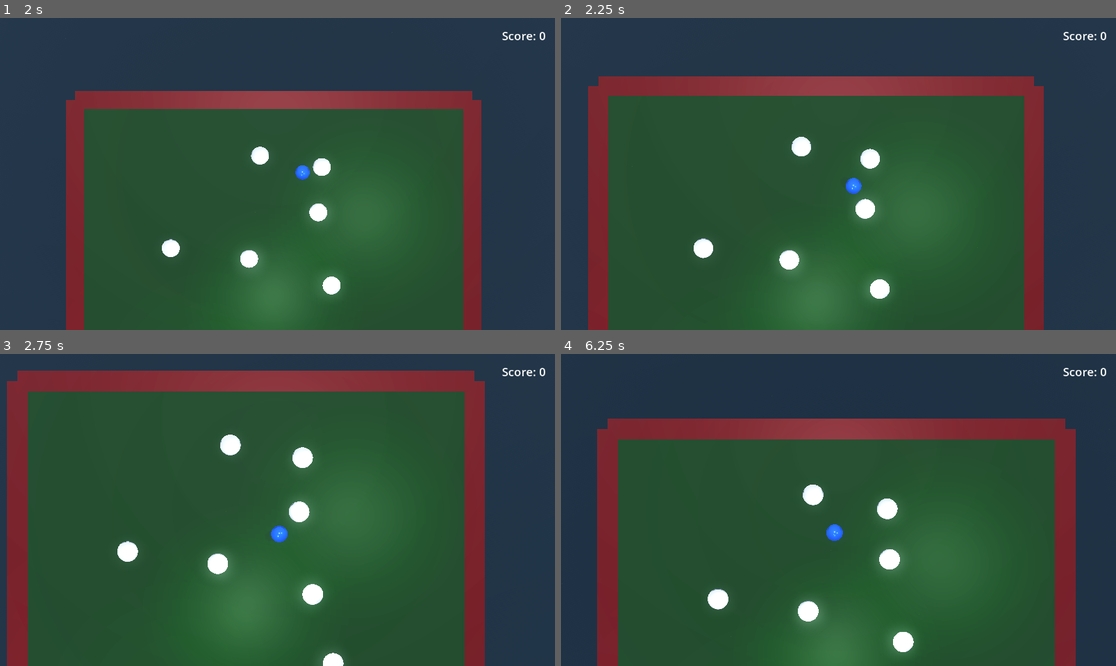
Above: before the commit, frames 1-4 (two rows, left to right).
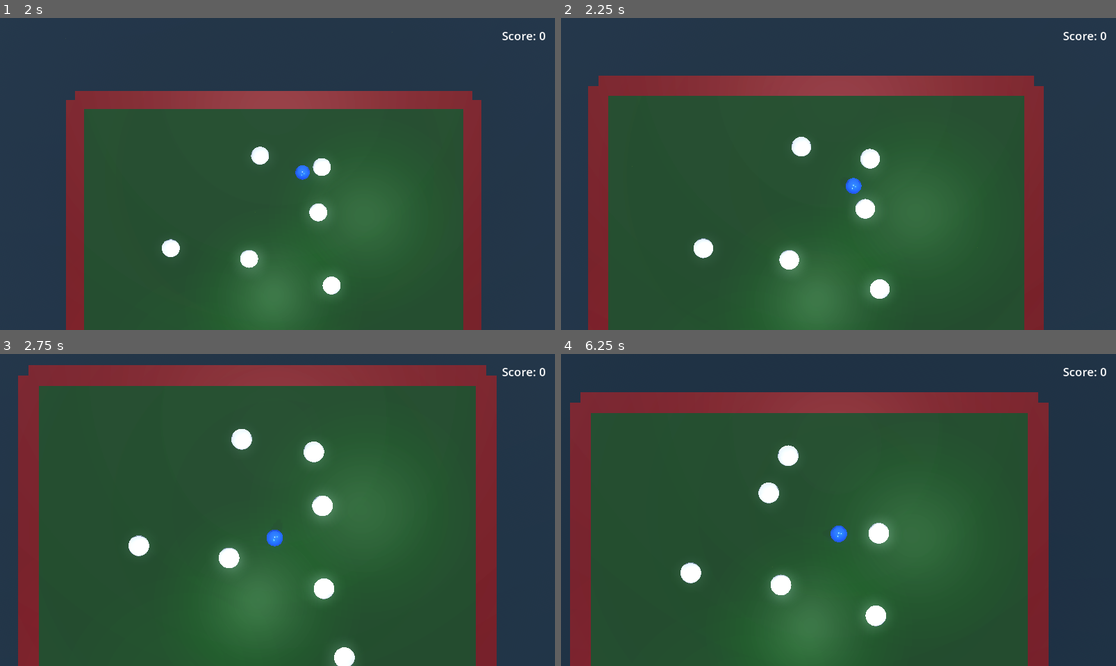
Above: after the commit, the same moments.

Repository: bluehexagons/snakeproject
Game: Godot game, scene res://scenes/main_menu.tscn
Two runs of this game, one before a commit and one after it. Both use one fixed random seed, a clock stepped at 60 frames per second and the inputs below.
Inputs:
- Up to frame 1 (2 s): click "New Game" at 0.5 s; hold D (move_right) from 1.28 s (still down)
- Up to frame 2 (2.25 s): release D (move_right) at 2.03 s; hold S (move_down) from 2.03 s (still down)
- Up to frame 3 (2.75 s): keep holding S (move_down)
- Up to frame 4 (6.25 s): release S (move_down) at 2.78 s; hold D (move_right) 2.78-3.53 s; hold W (move_up) 3.53-4.28 s; hold A (move_left) 4.28-5.78 s; hold S (move_down) from 5.78 s (still down)

Frame 1 is identical in both runs. In frame 2, 0.2% of the frame differs, in the area x 6-86%, y 18-65%; in frame 3, 13%; in frame 4, 28%, in the area x 1-93%, y 12-100%.

Commit message:
(w/AI) Friction coefficients, safe guard/warn in error-likely scenarios

Diff:
--- a/scripts/collision_handler.gd
+++ b/scripts/collision_handler.gd
@@ -55,7 +55,14 @@
 
 	return nearby
 
+func is_valid_vector(v: Vector3) -> bool:
+	return v.is_finite() and v.length_squared() < 1000000.0
+
 func handle_collision(body_a: CharacterBody3D, body_b: Node, collision_normal: Vector3, delta: float) -> void:
+	if not is_valid_vector(collision_normal):
+		push_warning("Invalid collision normal detected")
+		return
+
 	# Add bodies to spatial grid
 	var cell_a = get_grid_cell(body_a.global_position)
 	add_to_grid(body_a, cell_a)
@@ -87,7 +94,14 @@
 
 	# Calculate velocities and impact characteristics
 	var relative_velocity = body_b.velocity - body_a.velocity
+	if not is_valid_vector(relative_velocity):
+		push_warning("Invalid relative velocity detected")
+		return
+
 	var normal_speed = relative_velocity.dot(collision_normal)
+	if not is_finite(normal_speed):
+		push_warning("Invalid normal speed detected")
+		return
 
 	# Skip tiny collisions
 	if abs(normal_speed) < REST_THRESHOLD:
@@ -104,24 +118,51 @@
 	if body_b is CharacterBody3D and body_b.has_method("handle_impact"):
 		body_b.handle_impact(impact_force)
 
-	# Calculate collision response
+	# Calculate collision response with safety checks
 	var restitution = COLLISION_BOUNCE * (1.0 - cluster_factor * 0.5)  # Reduce bounce in clusters
-	var impulse = -(1.0 + restitution) * normal_speed / ((1.0 / mass_a) + (1.0 / mass_b))
+	var denominator = (1.0 / mass_a) + (1.0 / mass_b)
+	if denominator <= 0.0 or not is_finite(denominator):
+		push_warning("Invalid mass calculation detected")
+		return
+
+	var impulse = -(1.0 + restitution) * normal_speed / denominator
 
 	# Cap maximum impulse
 	impulse = clamp(impulse, -MAX_IMPULSE, MAX_IMPULSE)
 
-	# Apply impulse with cluster-based reduction
+	# Apply impulse with safety checks
 	var force_scale = 1.0 - (cluster_factor * FORCE_DISSIPATION_FACTOR)
-	body_a.velocity -= collision_normal * (impulse / mass_a) * force_scale
-	if body_b is CharacterBody3D:
-		body_b.velocity += collision_normal * (impulse / mass_b) * force_scale
+	var impulse_a = collision_normal * (impulse / mass_a) * force_scale
+	var impulse_b = collision_normal * (impulse / mass_b) * force_scale
+
+	if is_valid_vector(impulse_a):
+		body_a.velocity -= impulse_a
+	if body_b is CharacterBody3D and is_valid_vector(impulse_b):
+		body_b.velocity += impulse_b
 
 	# Apply separation to prevent sticking
 	var separation = collision_normal * SEPARATION_FORCE * delta
 	body_a.velocity -= separation
 	if body_b is CharacterBody3D:
 		body_b.velocity += separation
+
+	# Handle friction between physics objects
+	if body_a is PhysicsObject and body_b is PhysicsObject:
+		var normal_force = abs(relative_velocity.dot(collision_normal)) * (mass_a + mass_b) / delta
+
+		# Calculate friction forces for both bodies
+		var friction_force_a = body_a.calculate_friction_force(body_b, normal_force, relative_velocity)
+		var friction_force_b = body_b.calculate_friction_force(body_a, normal_force, -relative_velocity)
+
+		# Apply friction forces
+		body_a.apply_force(friction_force_a)
+		body_b.apply_force(friction_force_b)
+
+		# Reduce tangential velocity directly for better stability
+		var tangential = (relative_velocity - collision_normal * relative_velocity.dot(collision_normal))
+		var reduction = clamp(1.0 - cluster_factor * 0.5, 0.3, 1.0)  # Less reduction in clusters
+		body_a.velocity = body_a.velocity - tangential * reduction * delta
+		body_b.velocity = body_b.velocity + tangential * reduction * delta
 
 	# Handle rock breaking
 	if body_b is Rock:
--- a/scripts/physics_constants.gd
+++ b/scripts/physics_constants.gd
@@ -46,6 +46,28 @@
 
 # Minimum speed thresholds (calculated based on mass and friction)
 const BASE_MIN_SPEED_THRESHOLD = 0.1
-const PLAYER_MIN_SPEED = BASE_MIN_SPEED_THRESHOLD * sqrt(PLAYER_MASS) * PLAYER_DYNAMIC_FRICTION
-const ROCK_MIN_SPEED = BASE_MIN_SPEED_THRESHOLD * sqrt(ROCK_MASS) * ROCK_DYNAMIC_FRICTION
-const SEGMENT_MIN_SPEED = BASE_MIN_SPEED_THRESHOLD * sqrt(SEGMENT_MASS) * SEGMENT_DYNAMIC_FRICTION
+
+# Friction coefficients between different materials
+# Format: [static_friction, dynamic_friction]
+const FRICTION_COEFFICIENTS = {
+    "segment_segment": [0.001, 0.05],  # Segments slide easily against each other
+    "segment_player": [0.15, 0.08],  # Player has slightly more grip
+    "segment_rock": [0.4, 0.2],      # Rocks are rougher
+    "player_rock": [0.4, 0.2],
+    "rock_rock": [0.5, 0.25],
+    "default": [0.3, 0.15]           # Default values for unspecified pairs
+}
+
+# Material type identifiers
+const MATERIAL_SEGMENT = "segment"
+const MATERIAL_PLAYER = "player"
+const MATERIAL_ROCK = "rock"
+
+# Helper functions
+static func get_friction_coefficients(material1: String, material2: String) -> Array:
+    # Sort materials to ensure consistent lookup regardless of order
+    var key = [material1, material2]
+    key.sort()
+    var lookup_key = key[0] + "_" + key[1]
+
+    return FRICTION_COEFFICIENTS.get(lookup_key, FRICTION_COEFFICIENTS.default)
--- a/scripts/physics_object.gd
+++ b/scripts/physics_object.gd
@@ -33,8 +33,8 @@
 var rolling_friction: float = PhysicsConstants.BASE_ROLLING_FRICTION
 var is_static: bool = false
 
-# Add property for minimum speed
-var min_speed_threshold: float = PhysicsConstants.BASE_MIN_SPEED_THRESHOLD
+# Add material type property
+var material_type: String = "default"  # Will be overridden by specific objects
 
 # Physics properties
 var minimum_speed: float
@@ -63,25 +63,33 @@
 	mass = base_mass
 	minimum_speed = PhysicsConstants.BASE_MIN_SPEED_THRESHOLD * sqrt(mass) * dynamic_friction
 
-	# Set appropriate minimum speed threshold based on object type
-	if self is Player:
-		min_speed_threshold = PhysicsConstants.PLAYER_MIN_SPEED
-	elif self is Rock:
-		min_speed_threshold = PhysicsConstants.ROCK_MIN_SPEED
-	elif self is Segment:
-		min_speed_threshold = PhysicsConstants.SEGMENT_MIN_SPEED
-	else:
-		# Calculate default based on mass
-		min_speed_threshold = PhysicsConstants.BASE_MIN_SPEED_THRESHOLD * sqrt(mass) * dynamic_friction
+func is_valid_vector(v: Vector3) -> bool:
+	return v.is_finite() and v.length_squared() < 10000000.0  # Limit to reasonable values
 
 func _physics_process(delta):
+	# Add safety checks for accumulated values
+	if not is_valid_vector(accumulated_force):
+		push_warning("Invalid accumulated force detected, resetting")
+		accumulated_force = Vector3.ZERO
+
+	if not is_valid_vector(accumulated_impulse):
+		push_warning("Invalid accumulated impulse detected, resetting")
+		accumulated_impulse = Vector3.ZERO
+
 	# Apply accumulated forces
 	if mass > 0:
-		velocity += accumulated_force * (delta / mass)
-
-	# Apply accumulated impulses
-	if mass > 0:
-		velocity += accumulated_impulse / mass
+		var force_delta = accumulated_force * (delta / mass)
+		if is_valid_vector(force_delta):
+			velocity += force_delta
+
+		var impulse_delta = accumulated_impulse / mass
+		if is_valid_vector(impulse_delta):
+			velocity += impulse_delta
+
+	# Safety check for velocity
+	if not is_valid_vector(velocity):
+		push_warning("Invalid velocity detected, resetting")
+		velocity = Vector3.ZERO
 
 	# Reset accumulators
 	accumulated_force = Vector3.ZERO
@@ -238,7 +246,35 @@
 		state_emission_energy = emission_energy if emission_energy >= 0 else base_emission_energy
 
 func apply_force(force: Vector3) -> void:
+	if not is_valid_vector(force):
+		push_warning("Invalid force vector detected: ", force)
+		return
 	accumulated_force += force
 
 func apply_impulse(impulse: Vector3) -> void:
+	if not is_valid_vector(impulse):
+		push_warning("Invalid impulse vector detected: ", impulse)
+		return
 	accumulated_impulse += impulse
+
+# Add method to calculate friction with another object
+func calculate_friction_force(other: PhysicsObject, normal_force: float, relative_velocity: Vector3) -> Vector3:
+	if not is_valid_vector(relative_velocity) or not is_finite(normal_force):
+		return Vector3.ZERO
+
+	# Get friction coefficients between the two materials
+	var coefficients = PhysicsConstants.get_friction_coefficients(material_type, other.material_type)
+	var static_friction = coefficients[0]
+	var dynamic_friction = coefficients[1]
+
+	# Calculate tangential velocity (remove normal component)
+	var normal = relative_velocity.normalized()
+	var tangential_velocity = relative_velocity - normal * relative_velocity.dot(normal)
+	var tangential_speed = tangential_velocity.length()
+
+	# If speed is very low, use static friction
+	if tangential_speed < minimum_speed:
+		return -tangential_velocity.normalized() * static_friction * normal_force
+
+	# Otherwise use dynamic friction
+	return -tangential_velocity.normalized() * dynamic_friction * normal_force
--- a/scripts/player.gd
+++ b/scripts/player.gd
@@ -8,7 +8,6 @@
 const ACCELERATION = 100.0  # Increased since we're using forces now
 const CONTROL_DRAG = 0.9
 const DEAD_CONTROL_DRAG = 1.0
-const MIN_SPEED_THRESHOLD = 0.1
 const ROTATION_SPEED = 15.0
 const LUNGE_FORCE = 20.0
 const SEGMENT_PUSHBACK = 60.0
@@ -72,11 +71,11 @@
 
 func _ready():
 	super()
+	material_type = PhysicsConstants.MATERIAL_PLAYER
 	base_mass = PhysicsConstants.PLAYER_MASS
 	mass = base_mass
-	minimum_speed = PhysicsConstants.PLAYER_MIN_SPEED
-	pull_reduction = PhysicsConstants.PLAYER_PULL_REDUCTION
-	target_distance = PhysicsConstants.PLAYER_TARGET_DISTANCE
+	pull_reduction = 0.85
+	target_distance = 1.1
 	collision_force_multiplier = 0.8  # Player takes less collision damage
 	spring_stiffness_multiplier = 1.2  # Player has stronger spring forces
 
@@ -84,9 +83,9 @@
 	max_speed = PhysicsConstants.PLAYER_MAX_SPEED
 	mass = 0.5
 	drag_coefficient = PhysicsConstants.PLAYER_DRAG
-	static_friction = PhysicsConstants.PLAYER_STATIC_FRICTION
-	dynamic_friction = PhysicsConstants.PLAYER_DYNAMIC_FRICTION
-	rolling_friction = PhysicsConstants.PLAYER_ROLLING_FRICTION
+	static_friction = 0.01
+	dynamic_friction = 0.005
+	rolling_friction = 0.002
 	base_emission = BASE_EMISSION
 	base_emission_energy = BASE_EMISSION_ENERGY
 	state_color = BASE_COLOR
--- a/scripts/rock.gd
+++ b/scripts/rock.gd
@@ -20,9 +20,9 @@
 
 func _ready():
 	super()
+	material_type = PhysicsConstants.MATERIAL_ROCK
 	base_mass = PhysicsConstants.ROCK_MASS
 	mass = base_mass
-	minimum_speed = PhysicsConstants.ROCK_MIN_SPEED
 	pull_reduction = 2.0  # Rocks are harder to pull
 	target_distance = 1.5  # Rocks maintain more distance
 	collision_force_multiplier = 1.5  # Rocks deal more collision damage
--- a/scripts/segment.gd
+++ b/scripts/segment.gd
@@ -20,10 +20,10 @@
 const PULL_VELOCITY_MATCH = 0.9  # How strongly to match target's velocity when pulling
 const COLLISION_BREAK_FORCE = 2500.0  # Force required during collision to break
 const RECOVERY_DURATION = 1.0         # Slightly faster recovery
-const RECOVERY_EASE_POWER = 3.0       # How quickly targeting recovers (higher = more sudden)
 const CLUSTER_FORCE_REDUCTION = 0.7  # Reduce forces when in tight clusters
 const MAX_NEARBY_SEGMENTS = 5  # Threshold for considering an area "crowded"
 const POP_FORCE = 1.0
+const POP_FORCE_OPPOSITE = 10.0
 
 var target: Node3D
 var smoothed_velocity: Vector3
@@ -40,9 +40,9 @@
 
 func _ready():
 	super()
+	material_type = PhysicsConstants.MATERIAL_SEGMENT
 	base_mass = PhysicsConstants.SEGMENT_MASS
 	mass = base_mass
-	minimum_speed = PhysicsConstants.SEGMENT_MIN_SPEED
 	pull_reduction = 1.0  # Normal pull force
 	target_distance = TARGET_DISTANCE  # Use existing constant
 	collision_force_multiplier = 1.0  # Normal collision force
@@ -172,14 +172,12 @@
 				if not is_recovering:
 					recovery_timer = 0.0
 					# Apply break impulse
-					apply_impulse(last_collision_normal * 50.0 * mass)
+					apply_impulse(last_collision_normal * POP_FORCE_OPPOSITE * mass)
 					apply_impulse(Vector3.UP * POP_FORCE * mass)
 				is_recovering = true
 			else:
 				# Calculate mass-based spring forces
 				var force_multiplier = 1.0
-				if is_recovering:
-					force_multiplier = ease(recovery_timer / RECOVERY_DURATION, RECOVERY_EASE_POWER)
 
 				var spring_force = to_desired * current_stiffness * force_multiplier
 				var damping_force = -velocity * SPRING_DAMPING
